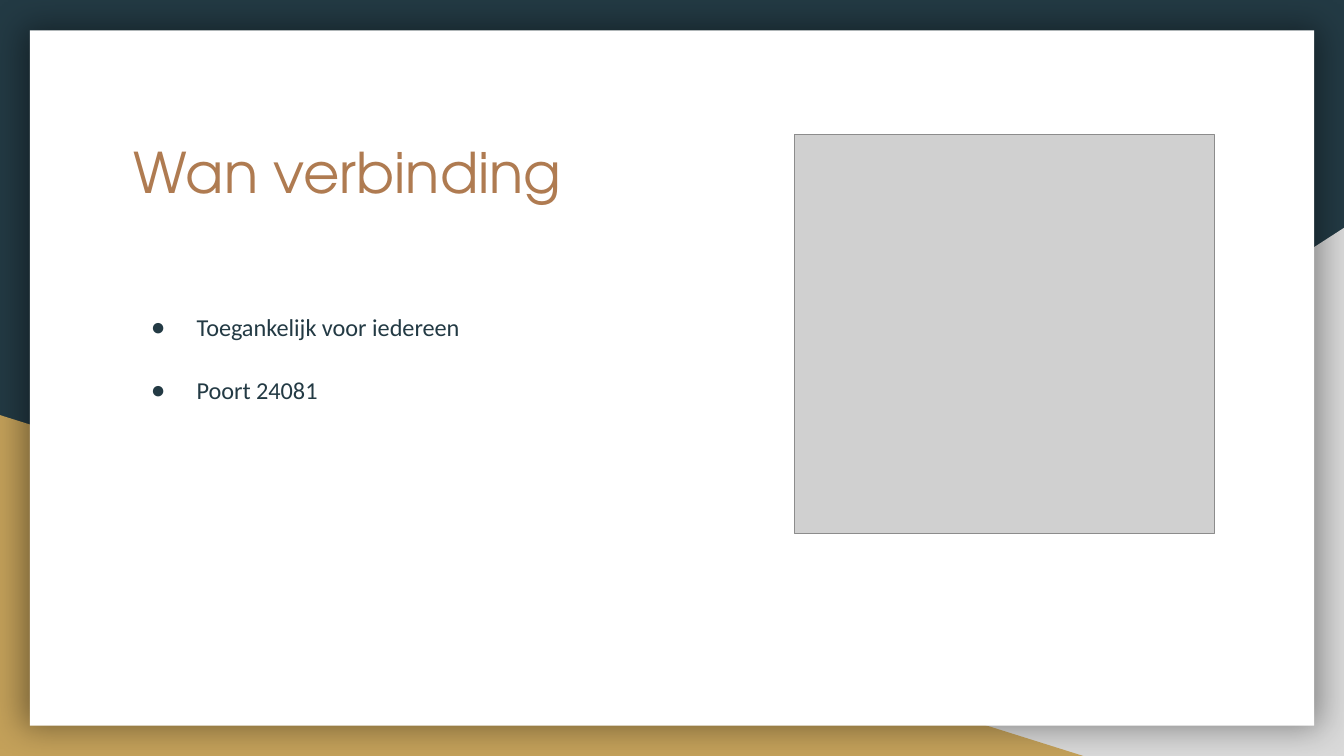
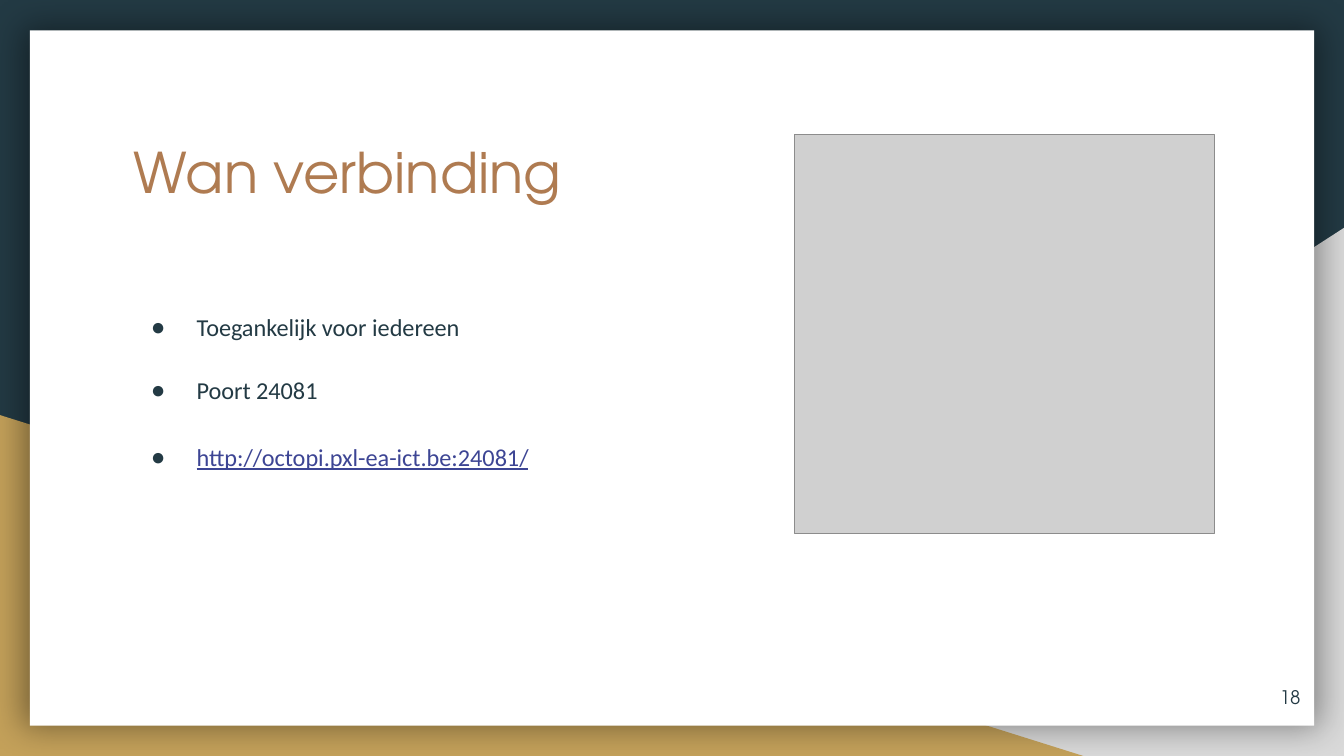
Before and after one commit to 12003586/PEM-3D-printer, a slide deck: slide 18 of PEM_3D_Printer_Presentatie_2223.pptx (slide 19 before the commit). Drawn at 1344x756 pixels with LibreOffice and Linux fonts; fonts in the diff are those of the drawing; grey boxes stand for pictures. Boxes give left, top, right and bottom in pixels: in the first picture for what was removed or moved away, otherwise in the second. Text is boxed around its words. In the diff, an @@ line names an element or a change of style, - is before the commit and + after.

```diff
--- a/PEM_3D_Printer_Presentatie_2223.pptx
+++ b/PEM_3D_Printer_Presentatie_2223.pptx
@@ text at (x1=197, y1=449, x2=529, y2=470): paragraph added @@
+● http://octopi.pxl-ea-ict.be:24081/
@@ page number added at (x1=1280, y1=690, x2=1301, y2=705), 10 pt, text #233A44 @@
+18
```
Also in this commit, not shown: 17 other slides changed, 1 slide added, 1 slide removed, 1 other file.
